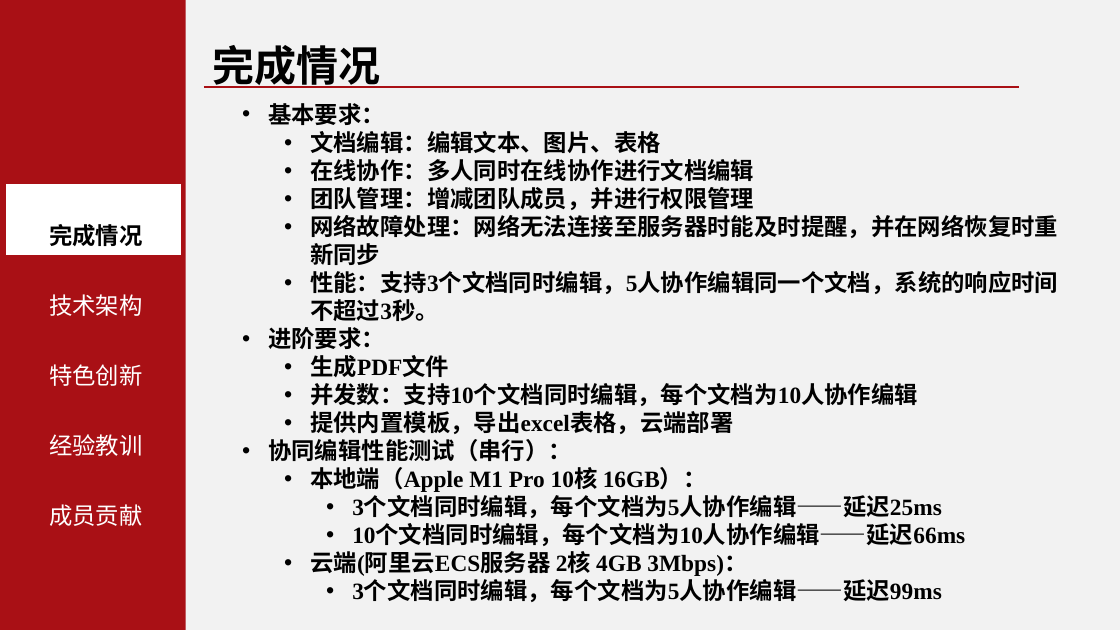
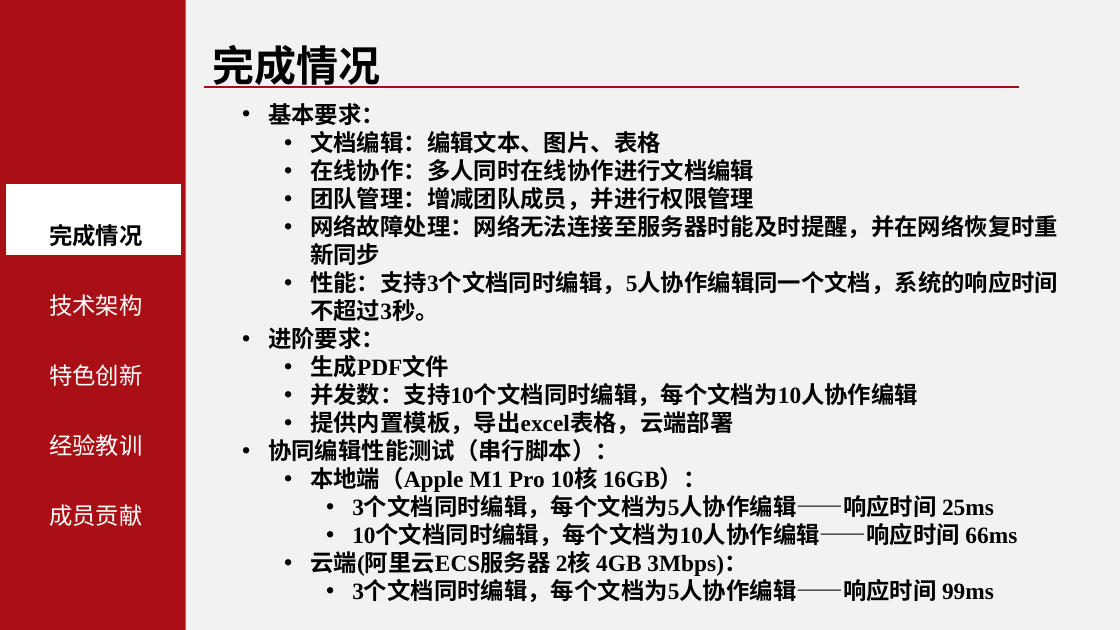
Before and after one commit to SE3330-Group12/syDoc, a slide deck: slide 3 of document/水源文档——答辩.pptx. Drawn at 1120x630 pixels with LibreOffice and Linux fonts; fonts in the diff are those of the drawing; background and template pictures are left out. Boxes give left, top, right and bottom in pixels: in the first picture for what was removed or moved away, otherwise in the second. Text is boxed around its words. In the diff, an @@ line names an element or a change of style, - is before the commit and + after.

```diff
--- a/document/水源文档——答辩.pptx
+++ b/document/水源文档——答辩.pptx
@@ text at (268, 439, 619, 461): text changed @@
-• 协同编辑性能测试（串行）：
+• 协同编辑性能测试（串行脚本）：
@@ text at (352, 497, 1017, 546): text changed @@
-    • 3个文档同时编辑，每个文档为5人协作编辑——延迟25ms
-    • 10个文档同时编辑，每个文档为10人协作编辑——延迟66ms
+    • 3个文档同时编辑，每个文档为5人协作编辑——响应时间 25ms
+    • 10个文档同时编辑，每个文档为10人协作编辑——响应时间 66ms
@@ text at (352, 581, 994, 602): text changed @@
-    • 3个文档同时编辑，每个文档为5人协作编辑——延迟99ms
+    • 3个文档同时编辑，每个文档为5人协作编辑——响应时间 99ms
```
Also in this commit, not shown: 6 other slides changed, 4 other files.
